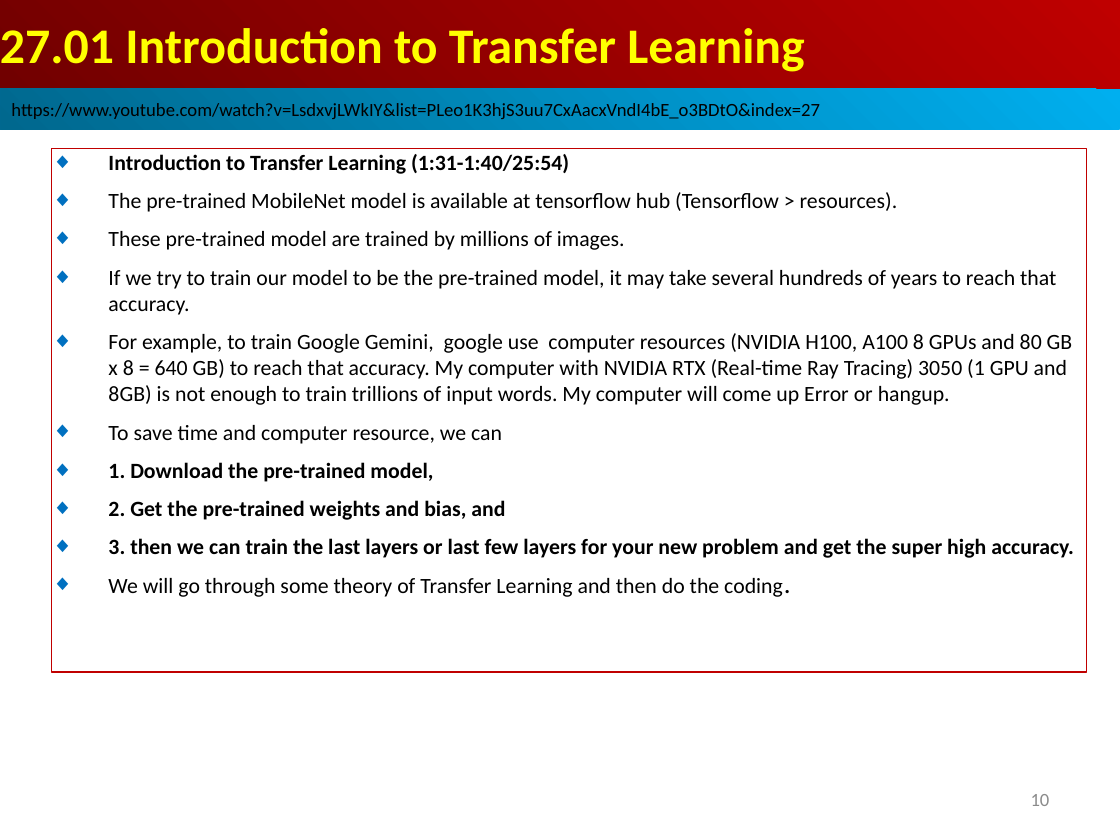
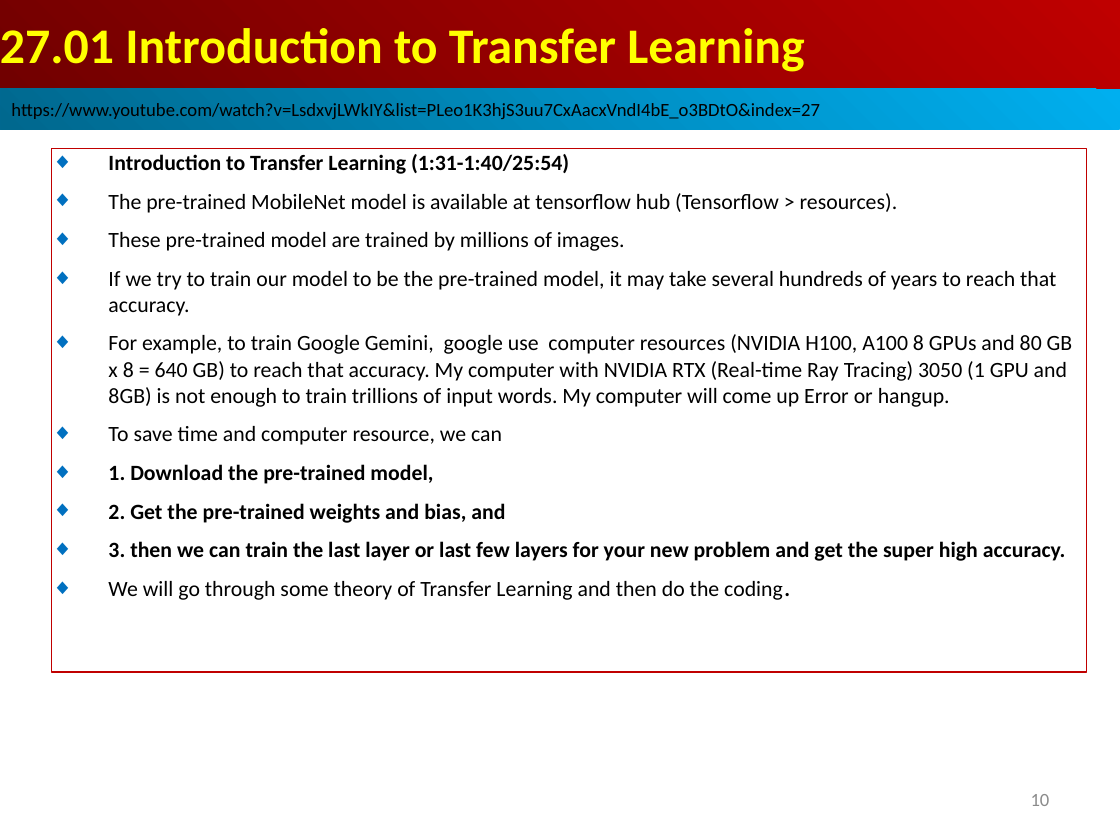
Before and after one commit to peterhchen/AIU_CS512_DL, a slide deck: slide 10 of 000_Lecture_Project/week14/01_Lecture/27.01_04_TL_TF_Hub_Intro.ppt. Drawn at 1120x840 pixels with LibreOffice and Linux fonts; fonts in the diff are those of the drawing. Boxes give left, top, right and bottom in pixels: in the first picture for what was removed or moved away, otherwise in the second. Text is boxed around its words. In the diff, an @@ line names an element or a change of style, - is before the commit and + after.

```diff
--- a/000_Lecture_Project/week14/01_Lecture/27.01_04_TL_TF_Hub_Intro.ppt
+++ b/000_Lecture_Project/week14/01_Lecture/27.01_04_TL_TF_Hub_Intro.ppt
@@ text in rectangle at <box>108,541,1066,561</box>: text changed @@
-◆ 3. then we can train the last layers or last few layers for your new problem and get the super high accuracy.
+◆ 3. then we can train the last layer or last few layers for your new problem and get the super high accuracy.
```
Also in this commit, not shown: 6 other slides changed.
